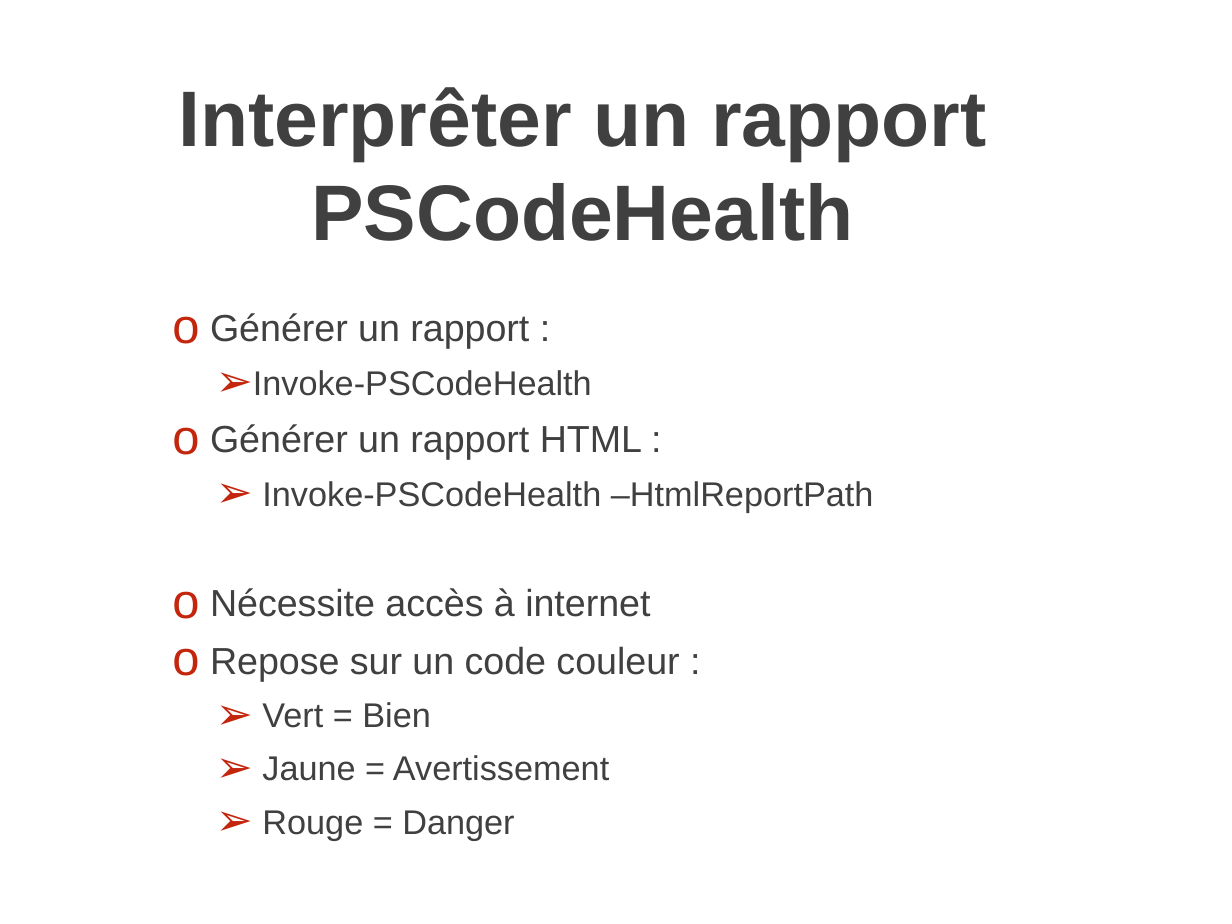
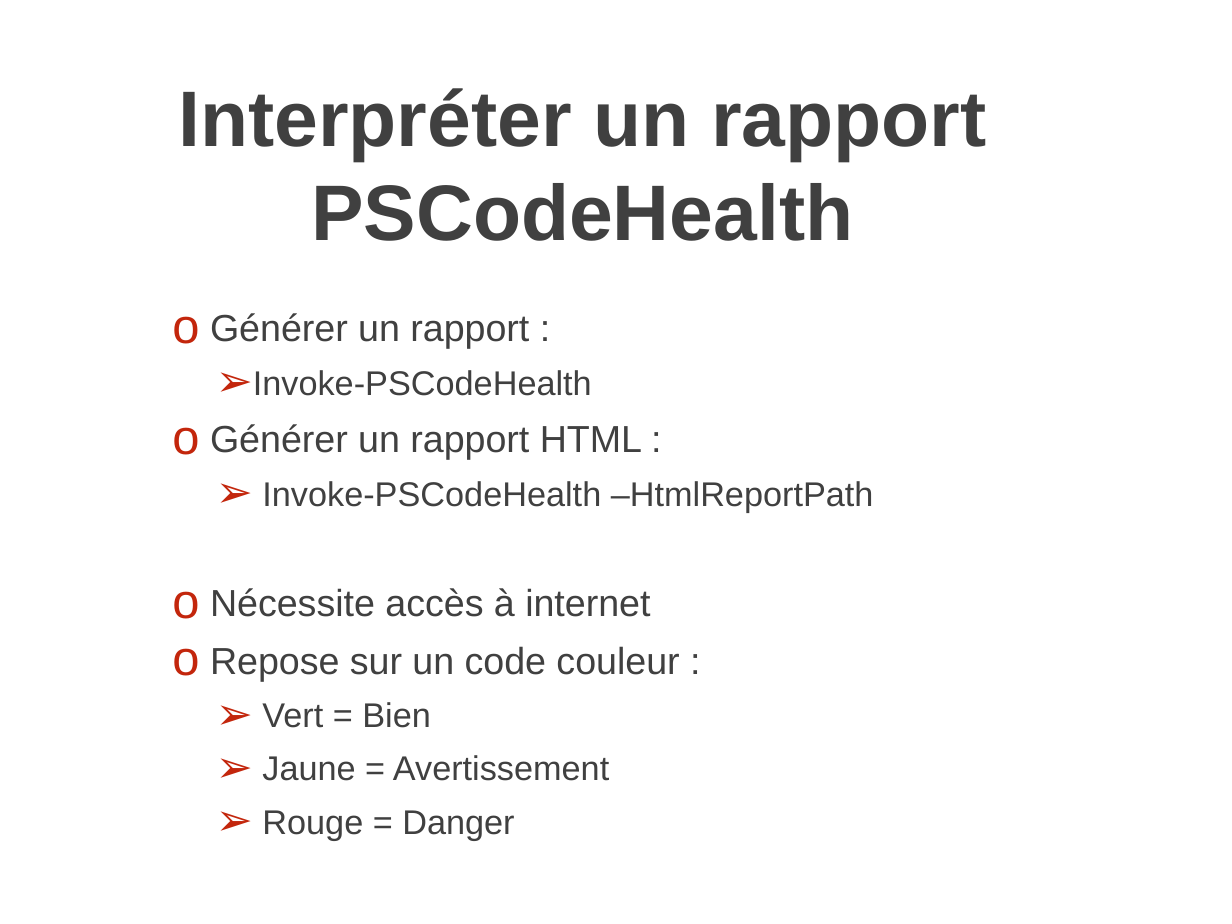
Before and after one commit to MathieuBuisson/FrPSUG-PSCodeHealth, a slide deck: slide 16 of Qualite de code et PSCodeHealth.pptx. Drawn at 1232x924 pixels with LibreOffice and Linux fonts; fonts in the diff are those of the drawing; background and template pictures are left out. Boxes give left, top, right and bottom in pixels: in the first picture for what was removed or moved away, otherwise in the second. Text is boxed around its words. In the diff, an @@ line names an element or a change of style, - is before the commit and + after.

```diff
--- a/Qualite de code et PSCodeHealth.pptx
+++ b/Qualite de code et PSCodeHealth.pptx
@@ title at box(178, 88, 986, 241): text changed @@
-Interprêter un rapport PSCodeHealth
+Interpréter un rapport PSCodeHealth
```
Also in this commit, not shown: 2 other slides changed, 3 slides added, 4 other files.
